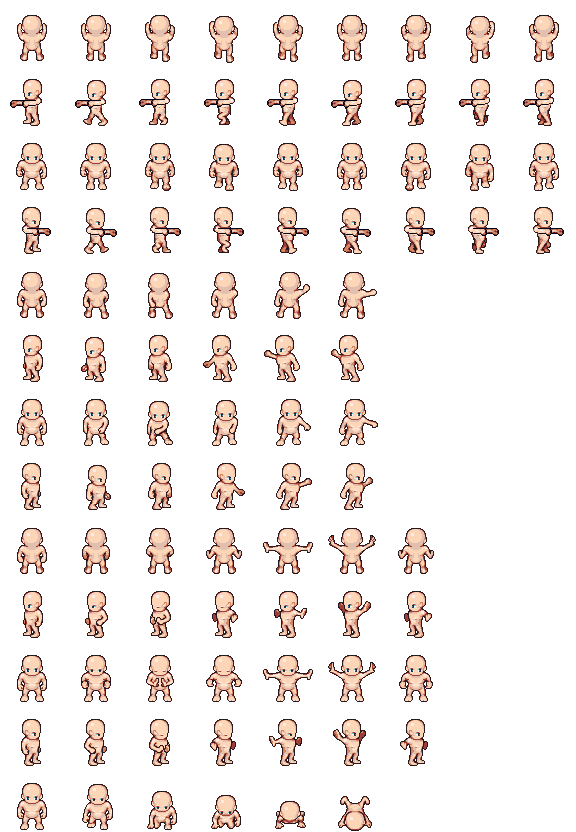
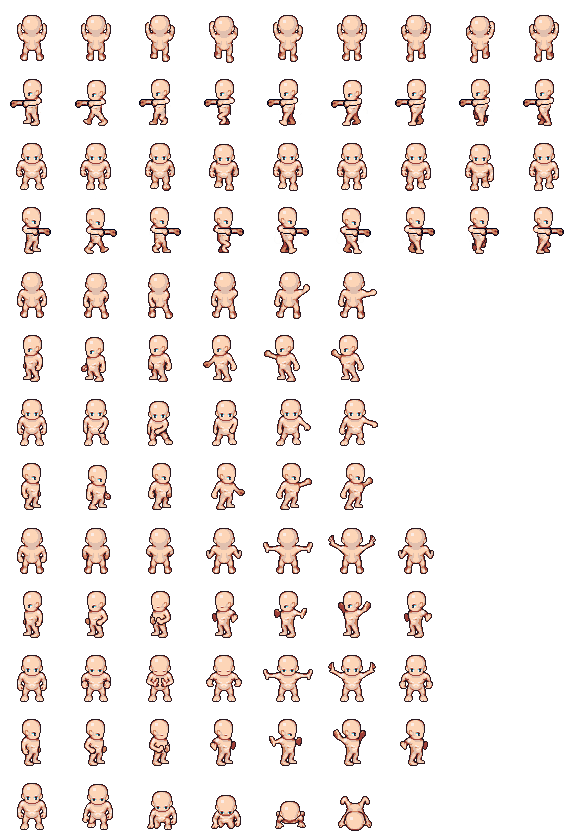
Comparing the layer stacks of the two w=576, h=832 images. Changes:
painted on "ZombieArms" over [337, 164, 536, 178]
painted on "Base" over [337, 164, 535, 179]
